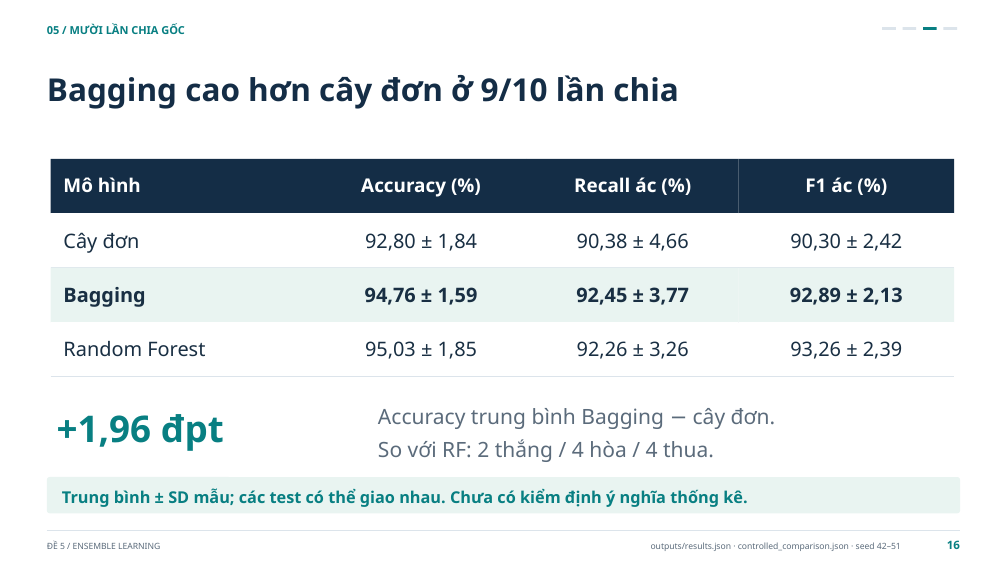
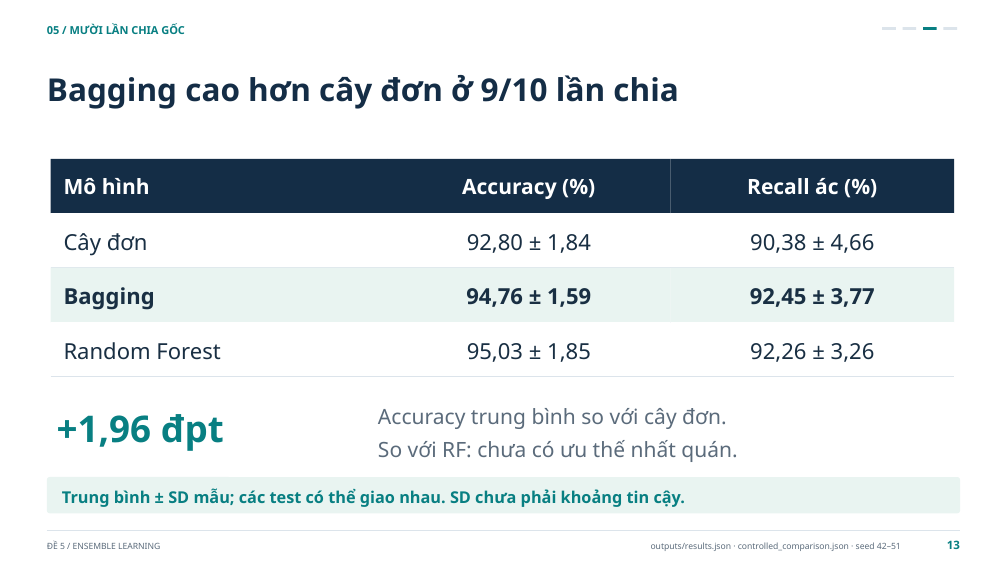
Before and after one commit to Huyngaongow/hocmaygk, a slide deck: slide 13 of De_5_Ensemble_Learning.pptx (slide 16 before the commit). Drawn at 1008x567 pixels with LibreOffice and Linux fonts; fonts in the diff are those of the drawing. Boxes give left, top, right and bottom in pixels: in the first picture for what was removed or moved away, otherwise in the second. Text is boxed around its words. In the diff, an @@ line names an element or a change of style, - is before the commit and + after.

```diff
--- a/De_5_Ensemble_Learning.pptx
+++ b/De_5_Ensemble_Learning.pptx
@@ rectangle resized from (x1=51, y1=159, x2=315, y2=213) to (x1=51, y1=159, x2=387, y2=213) @@
@@ rectangle removed at (x1=315, y1=159, x2=527, y2=213) @@
@@ rectangle resized from (x1=527, y1=159, x2=739, y2=213) to (x1=387, y1=159, x2=671, y2=213) @@
@@ text "Accuracy (%)" moved from (x1=361, y1=178, x2=446, y2=197) to (x1=462, y1=179, x2=557, y2=199) @@
@@ rectangle resized from (x1=739, y1=159, x2=954, y2=213) to (x1=671, y1=159, x2=954, y2=213) @@
@@ size 18 to 20 pt in 3 elements at (x1=64, y1=178, x2=150, y2=194), (x1=462, y1=179, x2=557, y2=199), (x1=747, y1=178, x2=838, y2=195) @@
@@ text "Recall ác (%)" moved from (x1=574, y1=177, x2=656, y2=192) to (x1=747, y1=178, x2=838, y2=195) @@
@@ text removed at (x1=805, y1=177, x2=852, y2=192) @@
-F1 ác (%)
@@ rectangle resized from (x1=51, y1=213, x2=315, y2=268) to (x1=51, y1=213, x2=387, y2=268) @@
@@ rectangle removed at (x1=315, y1=213, x2=527, y2=268) @@
@@ rectangle resized from (x1=527, y1=213, x2=739, y2=268) to (x1=387, y1=213, x2=671, y2=268) @@
@@ text "92,80 ± 1,84" moved from (x1=365, y1=233, x2=477, y2=251) to (x1=467, y1=234, x2=591, y2=253) @@
@@ rectangle resized from (x1=739, y1=213, x2=954, y2=268) to (x1=671, y1=213, x2=954, y2=268) @@
@@ text "90,38 ± 4,66" moved from (x1=577, y1=233, x2=688, y2=251) to (x1=750, y1=234, x2=875, y2=253) @@
@@ text removed at (x1=790, y1=233, x2=902, y2=251) @@
-90,30 ± 2,42
@@ rectangle resized from (x1=51, y1=268, x2=315, y2=322) to (x1=51, y1=268, x2=387, y2=322) @@
@@ rectangle removed at (x1=315, y1=268, x2=527, y2=322) @@
@@ rectangle resized from (x1=527, y1=268, x2=739, y2=322) to (x1=387, y1=268, x2=671, y2=322) @@
@@ rectangle resized from (x1=739, y1=268, x2=954, y2=322) to (x1=671, y1=268, x2=954, y2=322) @@
@@ text "94,76 ± 1,59" moved from (x1=365, y1=287, x2=478, y2=305) to (x1=466, y1=288, x2=591, y2=307) @@
@@ text "92,45 ± 3,77" moved from (x1=576, y1=287, x2=689, y2=305) to (x1=750, y1=288, x2=875, y2=307) @@
@@ text removed at (x1=790, y1=287, x2=903, y2=305) @@
-92,89 ± 2,13
@@ rectangle resized from (x1=51, y1=322, x2=315, y2=377) to (x1=51, y1=322, x2=387, y2=377) @@
@@ rectangle removed at (x1=315, y1=322, x2=527, y2=377) @@
@@ rectangle resized from (x1=527, y1=322, x2=739, y2=377) to (x1=387, y1=322, x2=671, y2=377) @@
@@ rectangle resized from (x1=739, y1=322, x2=954, y2=377) to (x1=671, y1=322, x2=954, y2=377) @@
@@ text "95,03 ± 1,85" moved from (x1=365, y1=341, x2=477, y2=359) to (x1=467, y1=343, x2=591, y2=362) @@
@@ size 19 to 21 pt in 9 elements at (x1=64, y1=233, x2=148, y2=256), (x1=64, y1=287, x2=155, y2=310), (x1=64, y1=342, x2=220, y2=360), (x1=467, y1=234, x2=591, y2=253), (x1=466, y1=288, x2=591, y2=307), (x1=467, y1=343, x2=591, y2=362), (x1=750, y1=234, x2=875, y2=253), (x1=750, y1=288, x2=875, y2=307), (x1=750, y1=343, x2=875, y2=362) @@
@@ text "92,26 ± 3,26" moved from (x1=577, y1=341, x2=688, y2=359) to (x1=750, y1=343, x2=875, y2=362) @@
@@ text removed at (x1=790, y1=341, x2=902, y2=359) @@
-93,26 ± 2,39
@@ text at (x1=378, y1=408, x2=737, y2=462): text changed @@
-Accuracy trung bình Bagging − cây đơn.
-So với RF: 2 thắng / 4 hòa / 4 thua.
+Accuracy trung bình so với cây đơn.
+So với RF: chưa có ưu thế nhất quán.
@@ text at (x1=62, y1=488, x2=685, y2=507): text changed @@
-Trung bình ± SD mẫu; các test có thể giao nhau. Chưa có kiểm định ý nghĩa thống kê.
+Trung bình ± SD mẫu; các test có thể giao nhau. SD chưa phải khoảng tin cậy.
@@ text at (x1=947, y1=540, x2=960, y2=549): text changed @@
-16
+13
```
Also in this commit, not shown: 22 other slides changed, 4 slides removed, 7 other files.
